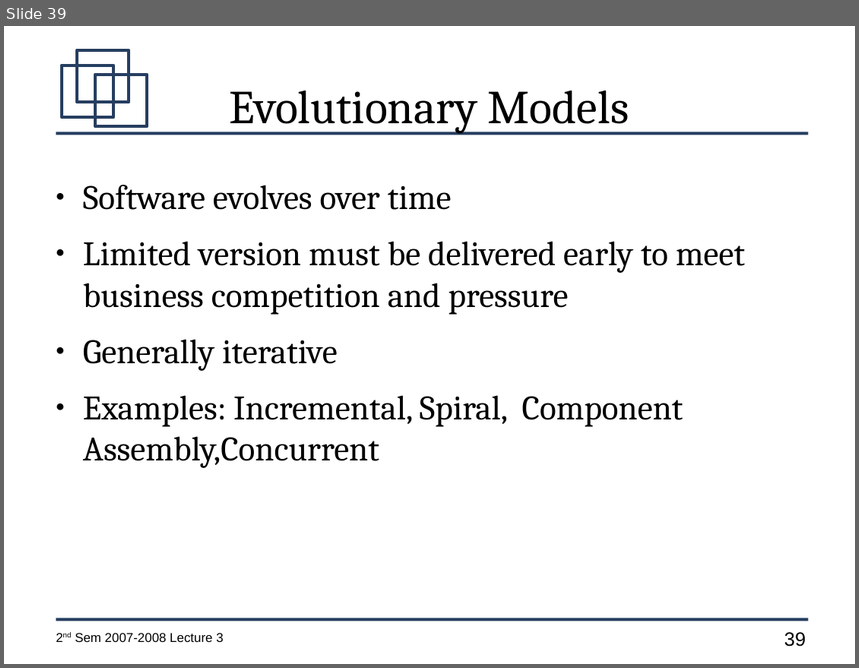
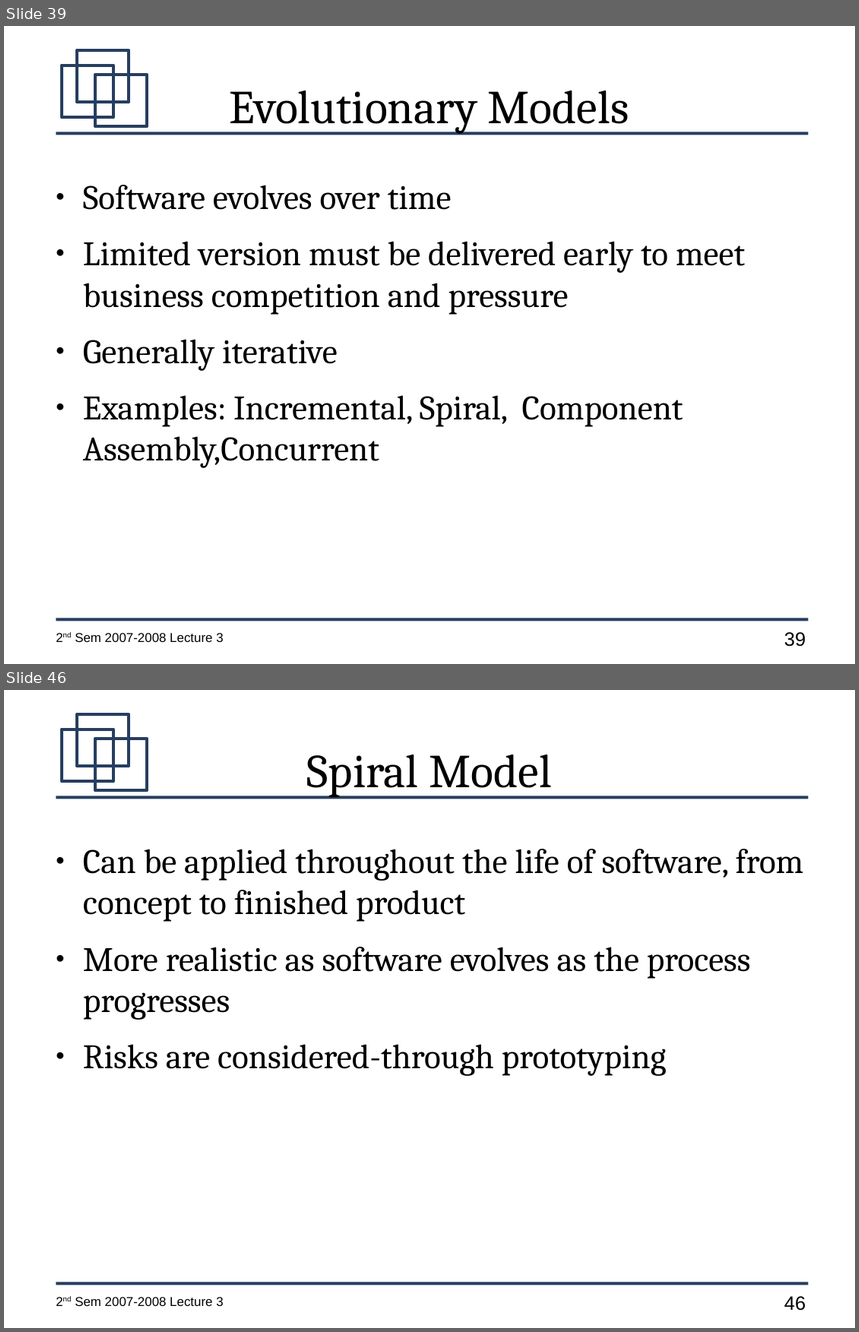
Before and after one commit to jachermocilla/jach-homepage, a slide deck: CMSC128-2nd-Sem-2007-L3.odp. Shown one above the other, each under a label of ours: slide 39 before the commit, slides 39 and 46 after it; the slides between them are not shown. The pictures are 859x668 and 859x1332 pixels, drawn with LibreOffice and Linux fonts; fonts in the diff are those of the drawing. Boxes give left, top, right and bottom in pixels: in the first picture for what was removed or moved away, otherwise in the second. Text is boxed around its words. In the diff, an @@ line names an element or a change of style, - is before the commit and + after.

```diff
--- a/CMSC128-2nd-Sem-2007-L3.odp
+++ b/CMSC128-2nd-Sem-2007-L3.odp
@@ slide 46 added at [4,690,855,1328], background #FFFFFF; not listed: 7 template elements that a slide beside it also shows @@
@@ title added at [307,755,551,798], 44 pt, text #000000 @@
+Spiral Model
@@ text added at [83,849,804,1076], 32 pt, text #000000 @@
+● Can be applied throughout the life of software, from concept to finished product
+● More realistic as software evolves as the process progresses
+● Risks are considered-through prototyping
```
Also in this commit, not shown: 15 other slides added.
